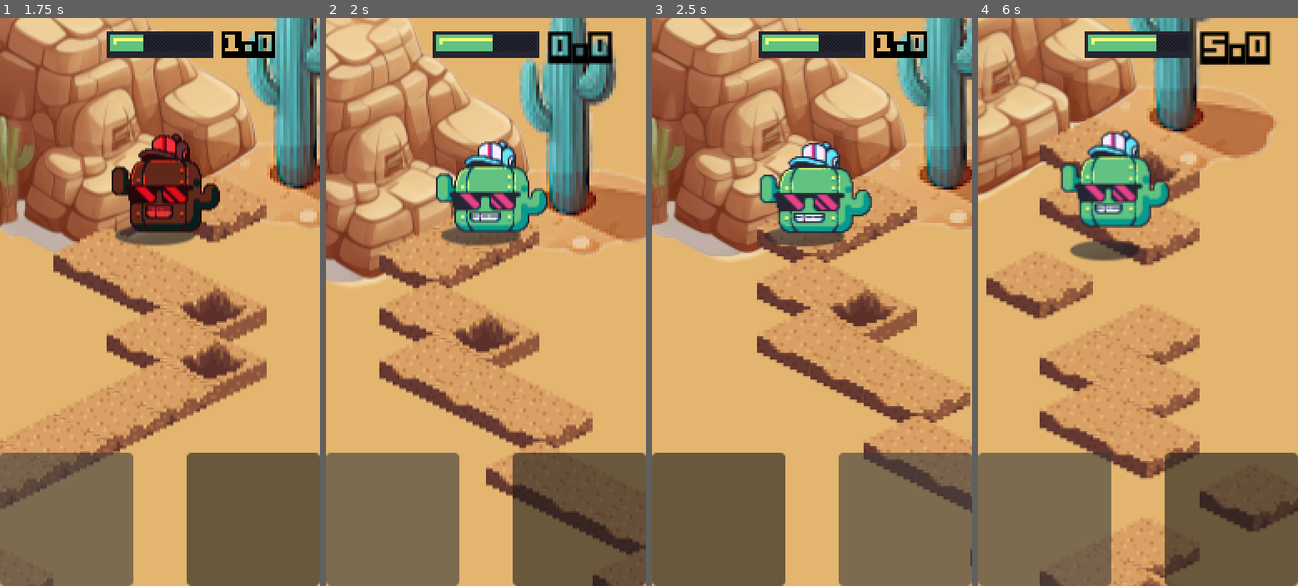
Above: before the commit, frames 1-4 (left to right).
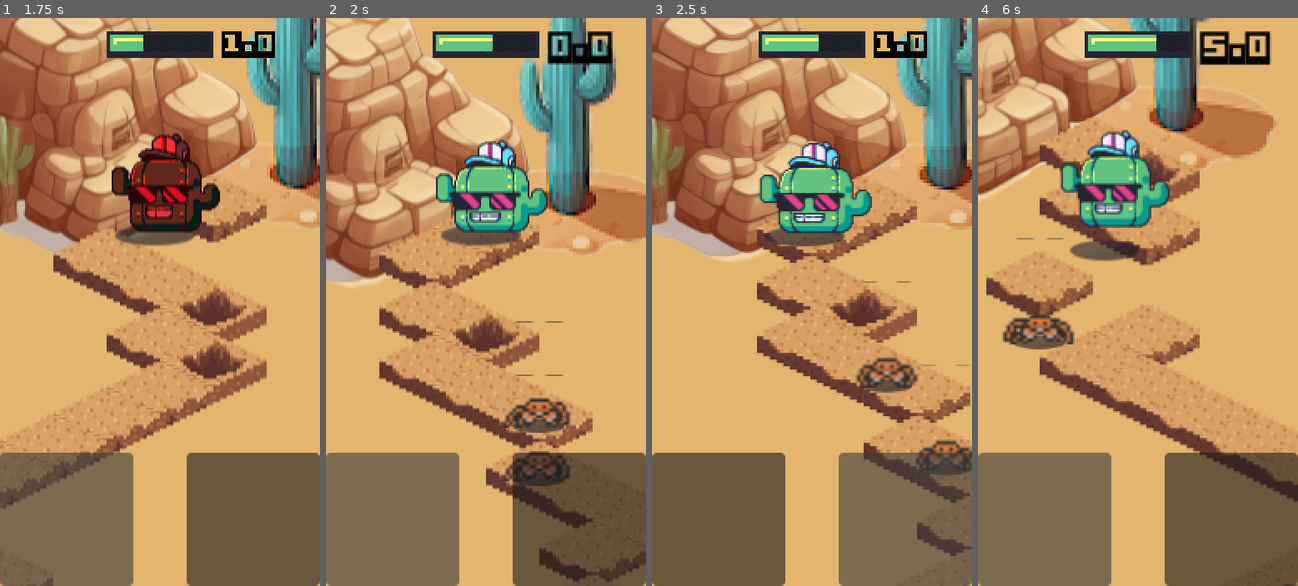
Above: after the commit, the same moments.

Repository: lzubiaur/godot-workshop
Game: Godot game, scene res://scenes/Game.tscn
Same seed, same stepped clock (60 frames per second), same inputs: the game is played once before the commit and once after it.
Inputs (mouse positions are in pixels of both pictures, inside the frame that each line leads up to):
- Up to frame 1 (1.75 s): click (252, 517) at 0.5 s; click (67, 517) at 1.25 s
- Up to frame 2 (2 s): no input
- Up to frame 3 (2.5 s): click (904, 517) at 2 s
- Up to frame 4 (6 s): click (1045, 517) at 2.75 s; click (1230, 517) at 3.5 s; click (1045, 517) at 4.25 s; tap D (Dash) at 5.1, 5.85 s; tap A (Jump) at 5.27 s

Frame 1 is identical in both runs. In frame 2, 3.0% of the frame differs, in the area x 55-100%, y 53-100%; in frame 3, 2.2%; in frame 4, 7.4%, in the area x 7-100%, y 38-100%.

Commit message:
Tune enemies

Diff:
--- a/scenes/Game.tscn
+++ b/scenes/Game.tscn
@@ -39,20 +39,20 @@
 
 [sub_resource type="Curve2D" id="1"]
 
-[node name="Game" type="Node2D"]
+[node name="Game" type="Node2D" unique_id=1189286829]
 script = ExtResource("1")
 
-[node name="HUD" parent="." instance=ExtResource("2")]
+[node name="HUD" parent="." unique_id=1123577509 instance=ExtResource("2")]
 
-[node name="Backgroun1" type="Sprite2D" parent="."]
+[node name="Backgroun1" type="Sprite2D" parent="." unique_id=2122195222]
 position = Vector2(53, -48)
 texture = ExtResource("5_da7fv")
 
-[node name="DesertBackgroun01" type="Sprite2D" parent="."]
+[node name="DesertBackgroun01" type="Sprite2D" parent="." unique_id=133367758]
 position = Vector2(-91, -33)
 texture = ExtResource("4_jw3xh")
 
-[node name="GroundTileMap" type="TileMap" parent="."]
+[node name="GroundTileMap" type="TileMap" parent="." unique_id=1407125833]
 y_sort_enabled = true
 position = Vector2(-32, 0)
 tile_set = SubResource("TileSet_saevm")
@@ -61,24 +61,20 @@
 layer_0/y_sort_enabled = true
 layer_0/tile_data = PackedInt32Array(0, 1, 0)
 layer_1/name = "Background"
-layer_1/enabled = true
-layer_1/modulate = Color(1, 1, 1, 1)
 layer_1/y_sort_enabled = true
-layer_1/y_sort_origin = 0
 layer_1/z_index = 1
-layer_1/tile_data = PackedInt32Array()
 
-[node name="Player" parent="." instance=ExtResource("8")]
+[node name="Player" parent="." unique_id=143298683 instance=ExtResource("8")]
 
-[node name="Path2D" type="Path2D" parent="."]
+[node name="Path2D" type="Path2D" parent="." unique_id=1411651396]
 visible = false
 curve = SubResource("1")
 
-[node name="PathFollow2D" type="PathFollow2D" parent="Path2D"]
+[node name="PathFollow2D" type="PathFollow2D" parent="Path2D" unique_id=1324278639]
 rotates = false
 loop = false
 
-[node name="RemoteTransform2D" type="RemoteTransform2D" parent="Path2D/PathFollow2D"]
+[node name="RemoteTransform2D" type="RemoteTransform2D" parent="Path2D/PathFollow2D" unique_id=1996336095]
 remote_path = NodePath("../../../Player")
 update_rotation = false
 update_scale = false
--- a/scripts/TilesGenerator.gd
+++ b/scripts/TilesGenerator.gd
@@ -29,7 +29,7 @@
 		emit_signal("new_tile", position, tileType)
 
 # Crab spawn rules
-const ENEMY_SPAWN_ODDS = 0.9		# roll_dice() odds: 0.9 = 10% chance on each valid tile
+const ENEMY_SPAWN_ODDS = 0.3		# roll_dice() odds: 0.9 = 10% chance on each valid tile
 const SAFE_START_TILES = 5			# No crab on the first tiles of the run
 const MIN_ENEMY_SPACING = 4			# Minimum number of tiles between two crabs
 
Not shown: 1 places in scenes/Game.tscn that only renumber resources
